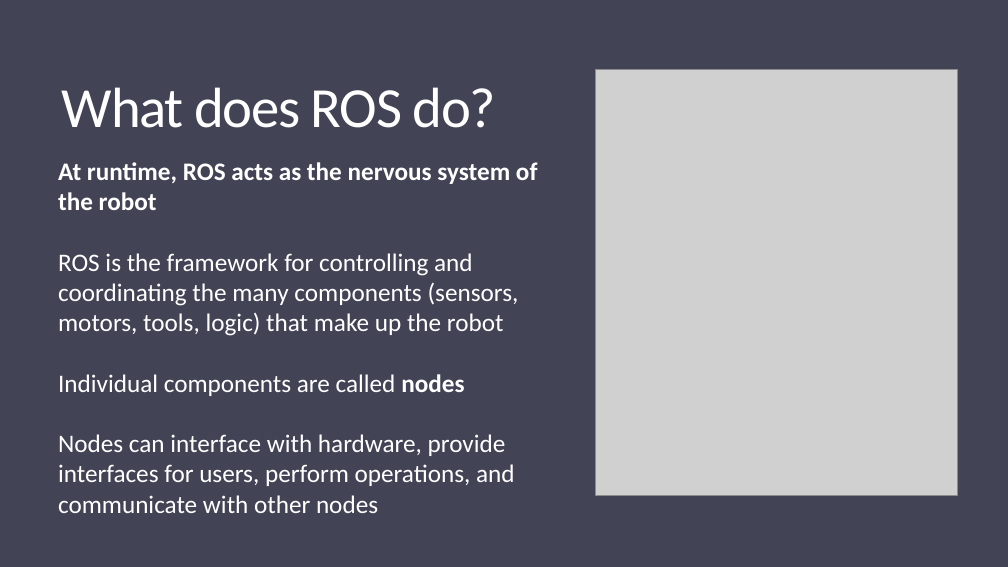
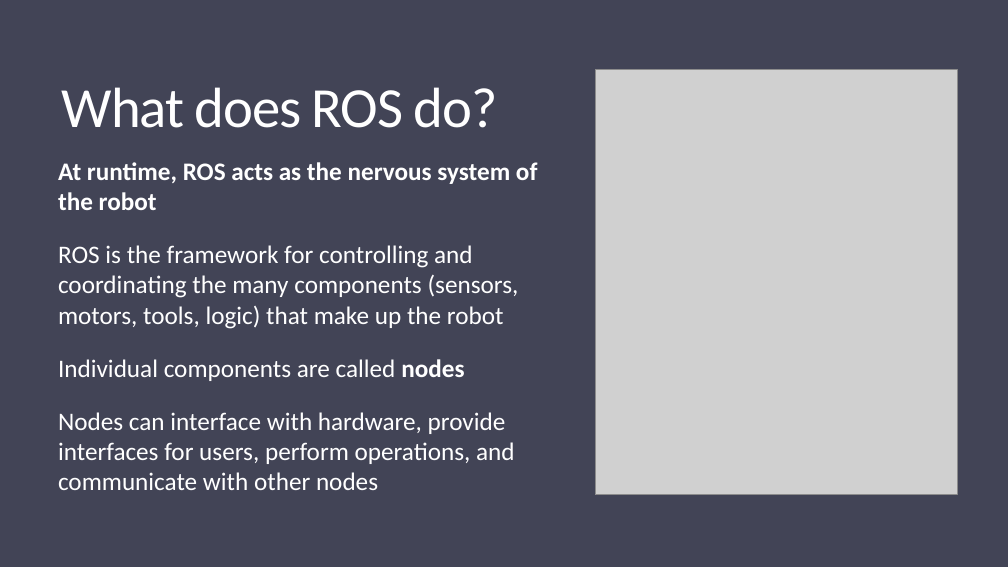
Before and after one commit to ObjExtract/ROS-Spring2019, a slide deck: slide 3 of week5/ROS Course Week 5.pptx. Drawn at 1008x567 pixels with LibreOffice and Linux fonts; fonts in the diff are those of the drawing; grey boxes stand for pictures. Boxes give left, top, right and bottom in pixels: in the first picture for what was removed or moved away, otherwise in the second. Text is boxed around its words. In the diff, an @@ line names an element or a change of style, - is before the commit and + after.

```diff
--- a/week5/ROS Course Week 5.pptx
+++ b/week5/ROS Course Week 5.pptx
@@ text "What does ROS do?" at (62, 87, 498, 128): letter spacing -1.2 to -1.1 pt @@
@@ text "At runtime, ROS acts as ..." rewrapped from (58, 162, 538, 513) to (58, 162, 538, 490) @@
```
Also in this commit, not shown: 23 other slides changed, 2 slides added, 7 other files.
